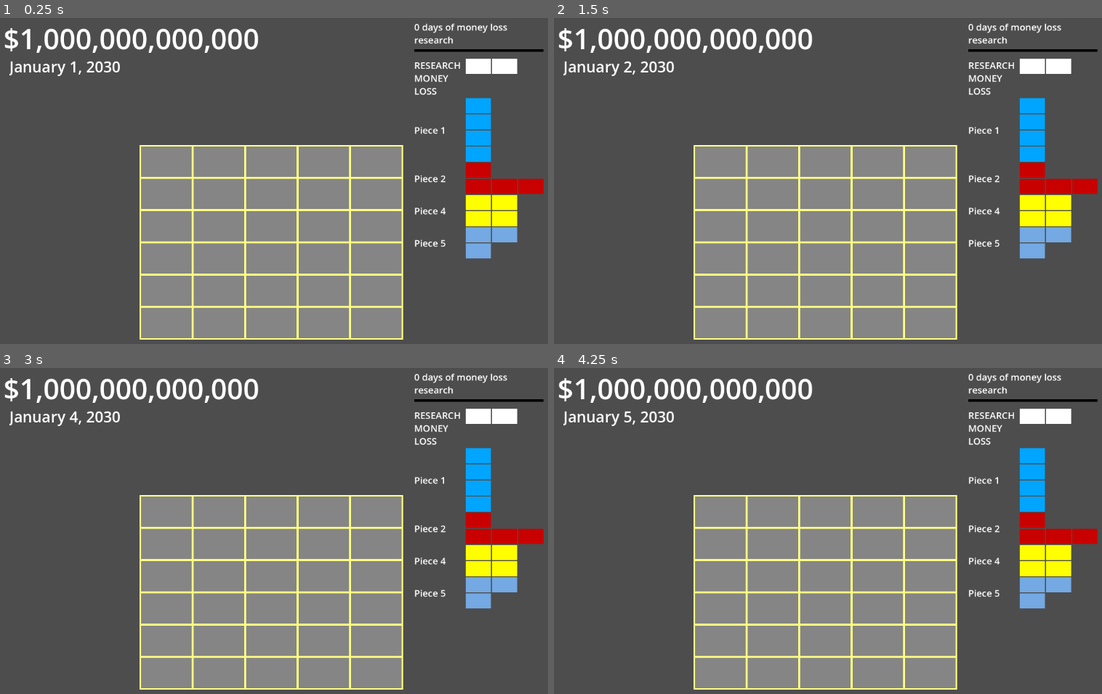
Above: before the commit, frames 1-4 (two rows, left to right).
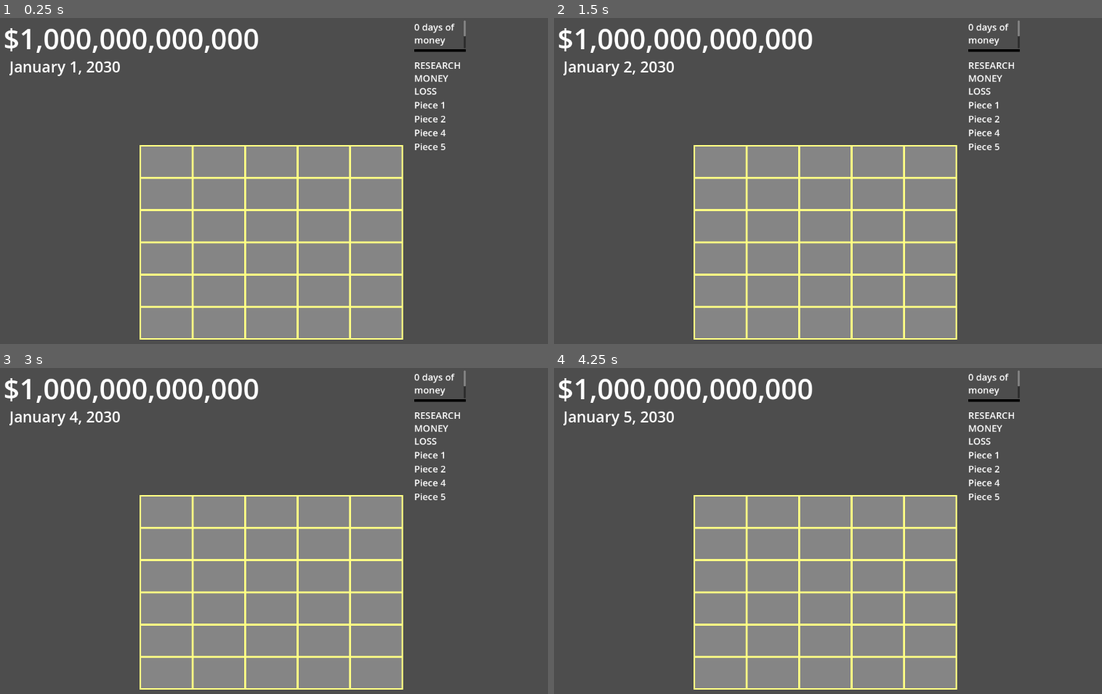
Above: after the commit, the same moments.

Repository: AlexanderHarrison/trillionaire
Game: Godot game, scene res://root.tscn
The game is run twice, just before and just after one commit, with the same random seed, the same clock (stepped at 60 frames per second) and the same inputs.
Inputs (mouse positions are in pixels of both pictures, inside the frame that each line leads up to):
- Up to frame 1 (0.25 s): no input
- Up to frame 2 (1.5 s): tap Enter at 0.5 s; move the mouse to (718, 161) at 0.52 s; click (718, 161) at 0.67 s; tap Space at 1.25 s; move the mouse to (773, 161) at 1.27 s; click (773, 161) at 1.42 s
- Up to frame 3 (3 s): move the mouse to (274, 511) at 2.02 s; click (274, 511) at 2.17 s; tap Enter at 2.75 s; move the mouse to (323, 511) at 2.77 s; click (323, 511) at 2.92 s
- Up to frame 4 (4.25 s): tap Space at 3.5 s; move the mouse to (932, 511) at 3.52 s; click (932, 511) at 3.67 s

The runs differ from the first frame. In frame 1, 4.5% of the frame differs, in the area x 75-100%, y 0-74%; in frame 2, 4.5%; in frame 3, 4.5%; in frame 4, 4.5%.
Error in both runs: Attempt to call function 'call_on_date_update' in base 'null instance' on a null instance. (res://free_hour.gd:21)

Commit message:
Added asset purchase tags to pieces

Diff:
--- a/piece.gd
+++ b/piece.gd
@@ -6,6 +6,8 @@
 @export var money_loss: int;
 @export var required_level: int;
 @export var research_gain: int;
+@export var is_buy_asset: bool;
+@export var asset_node_name: Node;
 
 var internal_arr = [];
 
@@ -15,15 +17,17 @@
 # Called when the node enters the scene tree for the first time.
 func _ready():
 	if width > 0:
-		update_arr(arr, width, color, money_loss, required_level, research_gain)
+		update_arr(arr, width, color, money_loss, required_level, research_gain, is_buy_asset, asset_node_name)
 
-func update_arr(new_arr, new_width, new_color, new_money_loss, new_required_level, new_research_gain):
+func update_arr(new_arr, new_width, new_color, new_money_loss, new_required_level, new_research_gain, new_is_buy_asset, new_asset_node_name):
 	arr = new_arr
 	width = new_width
 	color = new_color
 	money_loss = new_money_loss
 	required_level = new_required_level
 	research_gain = new_research_gain
+	is_buy_asset = new_is_buy_asset
+	asset_node_name = new_asset_node_name
 	internal_arr = []
 	for n in get_children():
 		remove_child(n)
--- a/piece_button.gd
+++ b/piece_button.gd
@@ -7,6 +7,8 @@
 @export var money_loss: int;
 @export var research_level: int;
 @export var research_gain: int;
+@export var is_buy_asset: bool;
+@export var asset_node_name: String;
 
 var mouseover = false;
 var cursorpiece
@@ -19,7 +21,9 @@
 		color,
 		money_loss,
 		research_level,
-		research_gain
+		research_gain,
+		is_buy_asset,
+		asset_node_name
 	)
 	$CenterContainer/RichTextLabel.set_text(piece_name);
 	cursorpiece = get_tree().root.get_child(0).get_node("cursor_piece")
--- a/piece_list.tscn
+++ b/piece_list.tscn
@@ -78,3 +78,17 @@
 width = 2
 color = Color(0.454902, 0.662745, 0.890196, 1)
 money_loss = 1124
+
+[node name="piece6" parent="VBoxContainer" instance=ExtResource("1_k4c1u")]
+layout_mode = 2
+piece_name = "Piece 6"
+arr = Array[bool]([true, true, true, true, false, true])
+width = 3
+color = Color(0.321569, 0.792157, 0, 1)
+money_loss = 3132
+research_level = 1
+
+[node name="Container" parent="VBoxContainer" instance=ExtResource("1_k4c1u")]
+layout_mode = 2
+is_buy_asset = true
+asset_node_name = "car"
